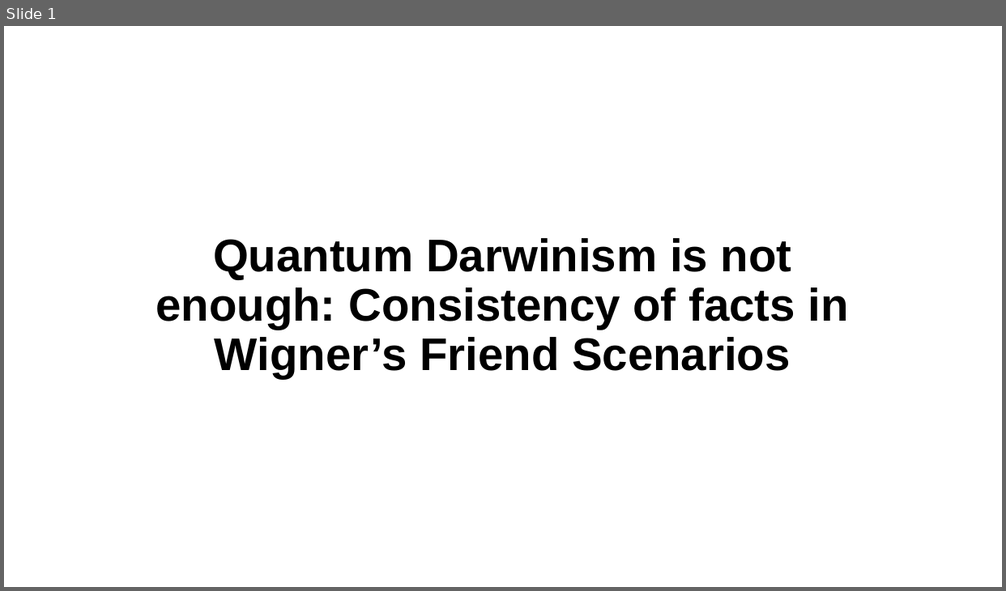
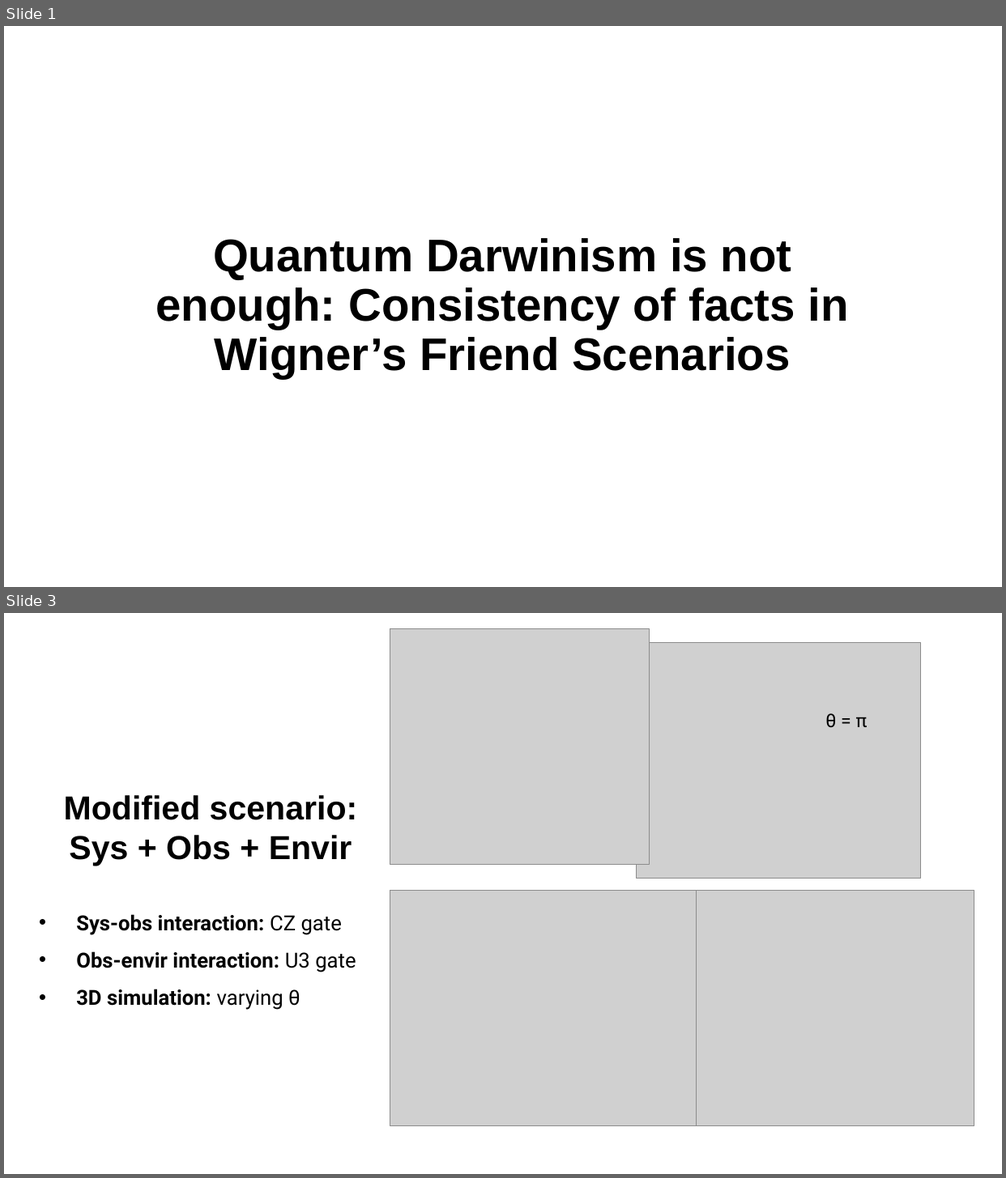
Before and after one commit to PHUHUUTRANDON/Quantum-Darwinism, a slide deck: Decoherence.pptx. Shown one above the other, each under a label of ours: slide 1 before the commit, slides 1 and 3 after it; the slides between them are not shown. The pictures are 1006x591 and 1006x1178 pixels, drawn with LibreOffice and Linux fonts; fonts in the diff are those of the drawing; grey boxes stand for pictures. Boxes give left, top, right and bottom in pixels: in the first picture for what was removed or moved away, otherwise in the second. Text is boxed around its words. In the diff, an @@ line names an element or a change of style, - is before the commit and + after.

```diff
--- a/Decoherence.pptx
+++ b/Decoherence.pptx
@@ slide 3 added at (4, 613, 1002, 1174), background #FFFFFF @@
@@ picture added at (390, 628, 650, 865) @@
@@ picture added at (637, 642, 920, 878) @@
@@ text added at (825, 713, 867, 727), 18 pt, text #000000 @@
+θ = π
@@ text added at (64, 795, 358, 867), 32 pt, text #000000, bold @@
+Modified scenario: Sys + Obs + Envir
@@ picture added at (390, 891, 696, 1127) @@
@@ picture added at (697, 891, 975, 1127) @@
@@ text added at (76, 914, 356, 1010), 20 pt, text #000000, bold @@
+• Sys-obs interaction: CZ gate
+• Obs-envir interaction: U3 gate
+• 3D simulation: varying θ
```
Also in this commit, not shown: 2 other slides added, 8 slides removed, 2 other files.
